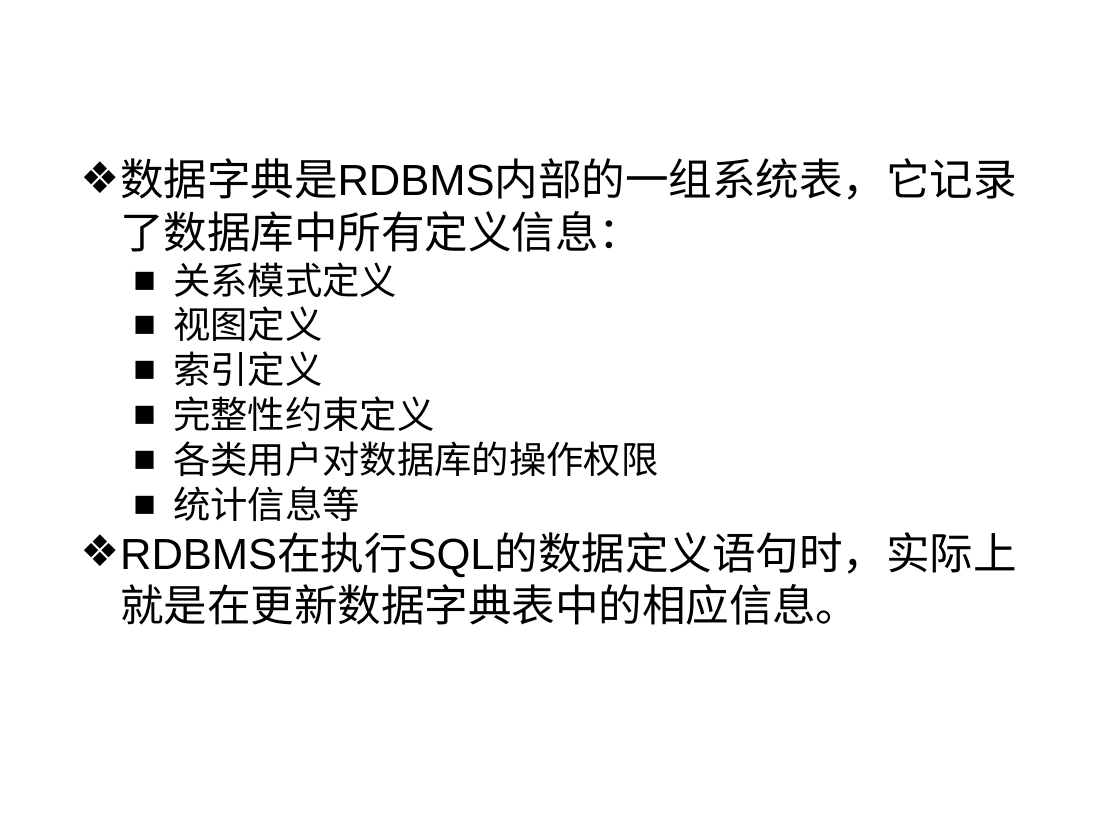
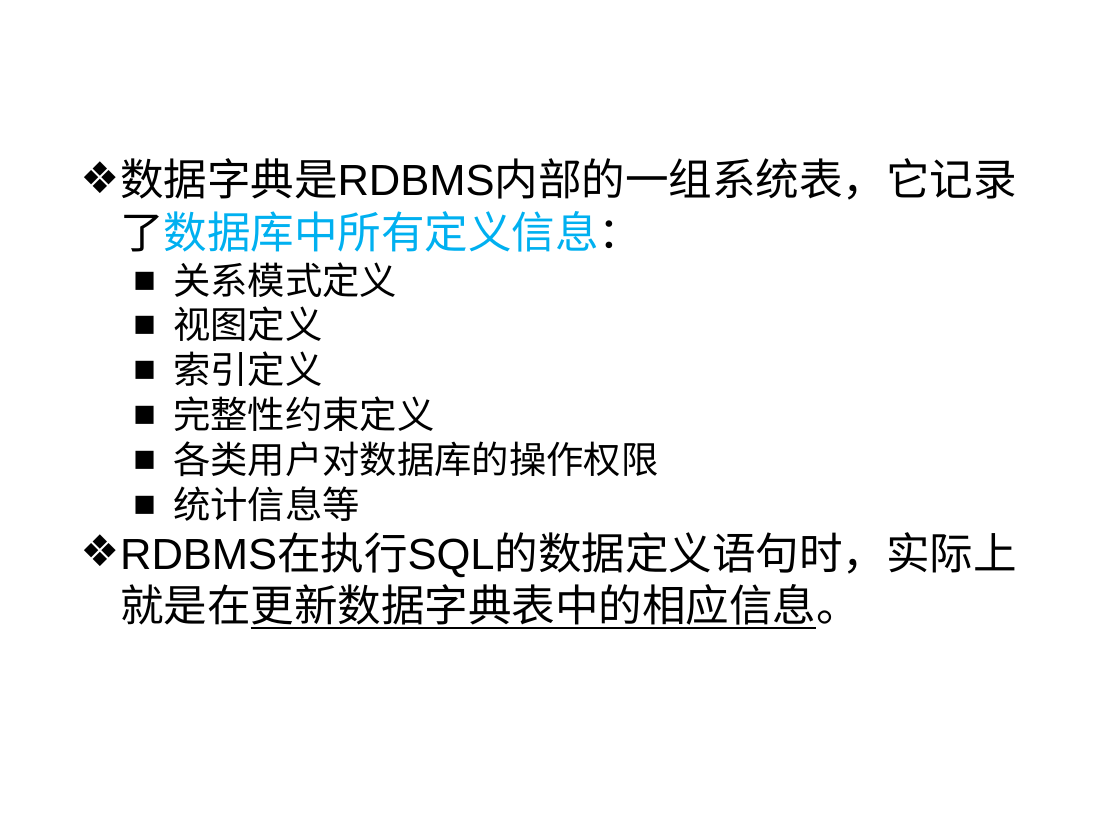
Before and after one commit to HBU/DataBase, a slide deck: slide 56 of PPT/PPT2020/DB第03章（1）-2020.pptx. Drawn at 1120x840 pixels with LibreOffice and Linux fonts; fonts in the diff are those of the drawing; background and template pictures are left out. Boxes give left, top, right and bottom in pixels: in the first picture for what was removed or moved away, otherwise in the second. Text is boxed around its words. In the diff, an @@ line names an element or a change of style, - is before the commit and + after.

```diff
--- a/PPT/PPT2020/DB第03章（1）-2020.pptx
+++ b/PPT/PPT2020/DB第03章（1）-2020.pptx
@@ text at [120,158,1017,629]: text colour #000000 to #00B0F0 in "数据字典是RDBMS内部的一组系统表，它记录了数据库中所有定义信息："; underline on in "RDBMS在执行SQL的数据定义语句时，实际上就是在更新数据字典表中的相应信息。" @@
```
Also in this commit, not shown: 10 other slides changed.
